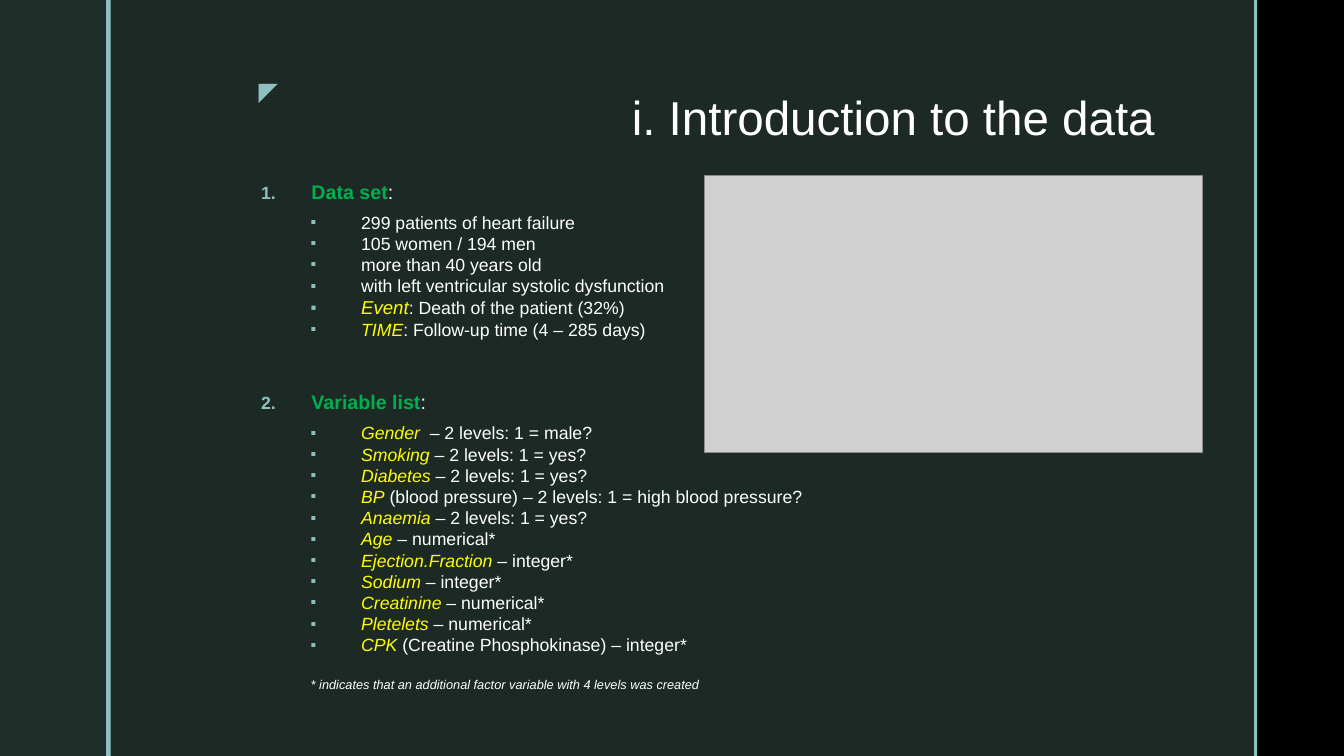
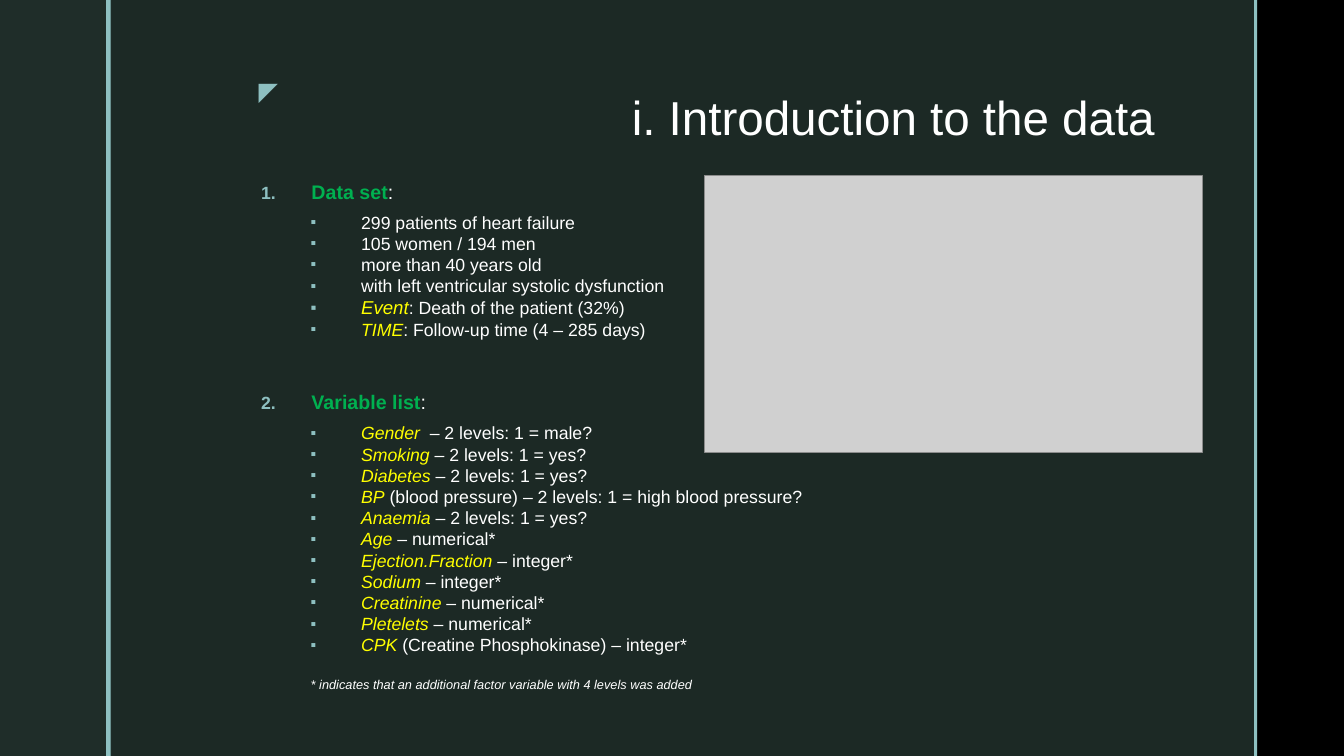
Before and after one commit to SebastianVeuskens/DSA-Project, a slide deck: slide 3 of presentation.pptx. Drawn at 1344x756 pixels with LibreOffice and Linux fonts; fonts in the diff are those of the drawing; grey boxes stand for pictures; background and template pictures are left out. Boxes give left, top, right and bottom in pixels: in the first picture for what was removed or moved away, otherwise in the second. Text is boxed around its words. In the diff, an @@ line names an element or a change of style, - is before the commit and + after.

```diff
--- a/presentation.pptx
+++ b/presentation.pptx
@@ text at [319,679,692,689]: text changed @@
-  * indicates that an additional factor variable with 4 levels was created
+  * indicates that an additional factor variable with 4 levels was added
```
Also in this commit, not shown: 6 other slides changed, 4 slides added, 8 other files.
